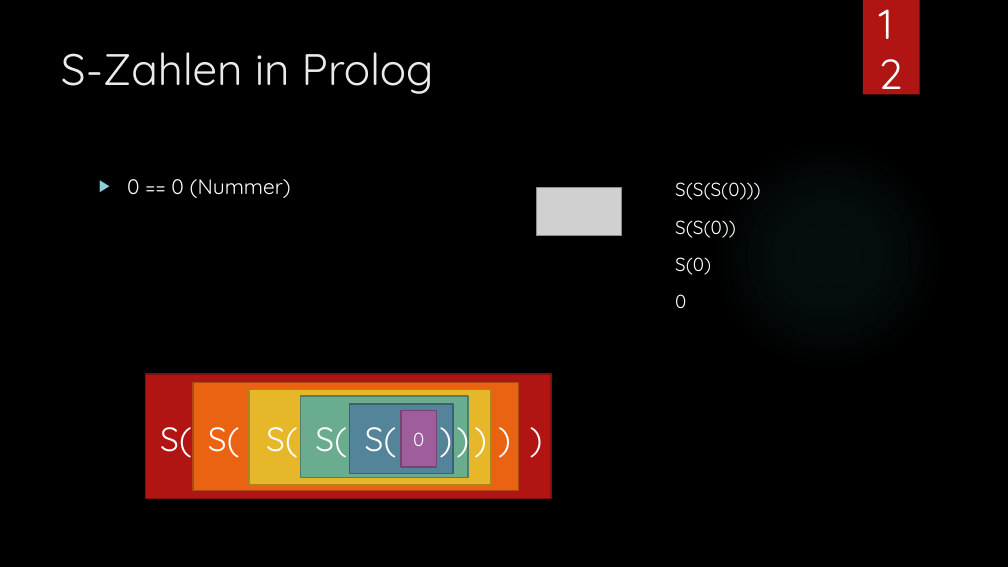
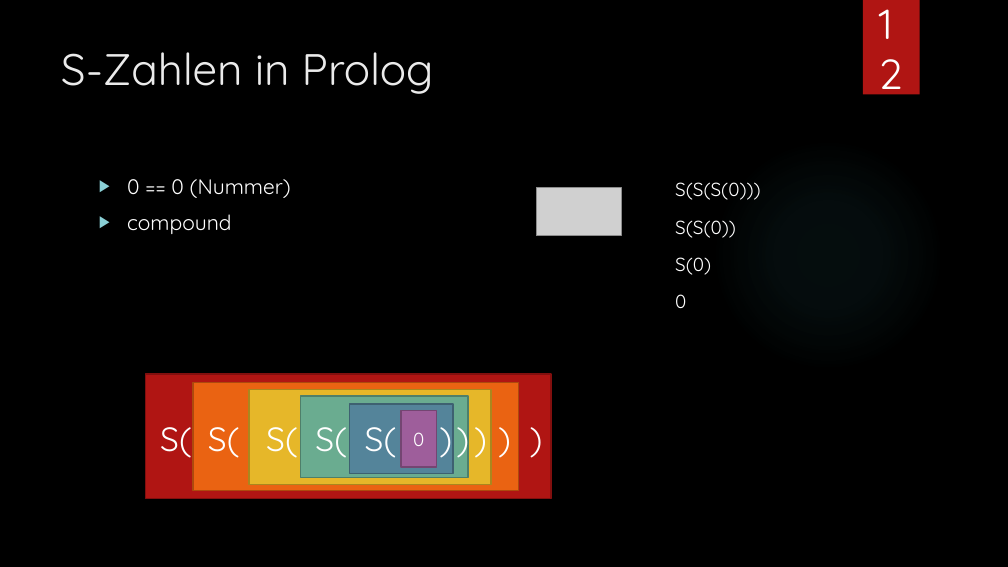
Before and after one commit to Gargamel19/LB.A2, a slide deck: slide 12 of Abgabe/Listen und Arithmetik.pptx, renamed from Listen und Arithmetik.pptx. Drawn at 1008x567 pixels with LibreOffice and Linux fonts; fonts in the diff are those of the drawing; grey boxes stand for pictures; background and template pictures are left out. Boxes give left, top, right and bottom in pixels: in the first picture for what was removed or moved away, otherwise in the second. Text is boxed around its words. In the diff, an @@ line names an element or a change of style, - is before the commit and + after.

```diff
--- a/Listen und Arithmetik.pptx
+++ b/Abgabe/Listen und Arithmetik.pptx
@@ text at box(127, 214, 231, 234): paragraph added @@
+▶ compound
```
Also in this commit, not shown: 19 other files.
